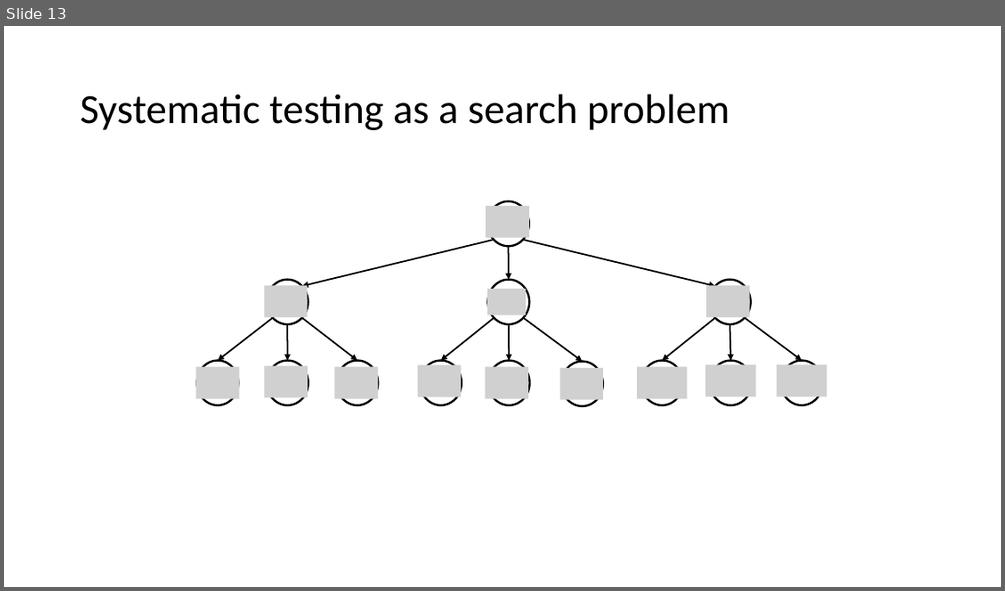
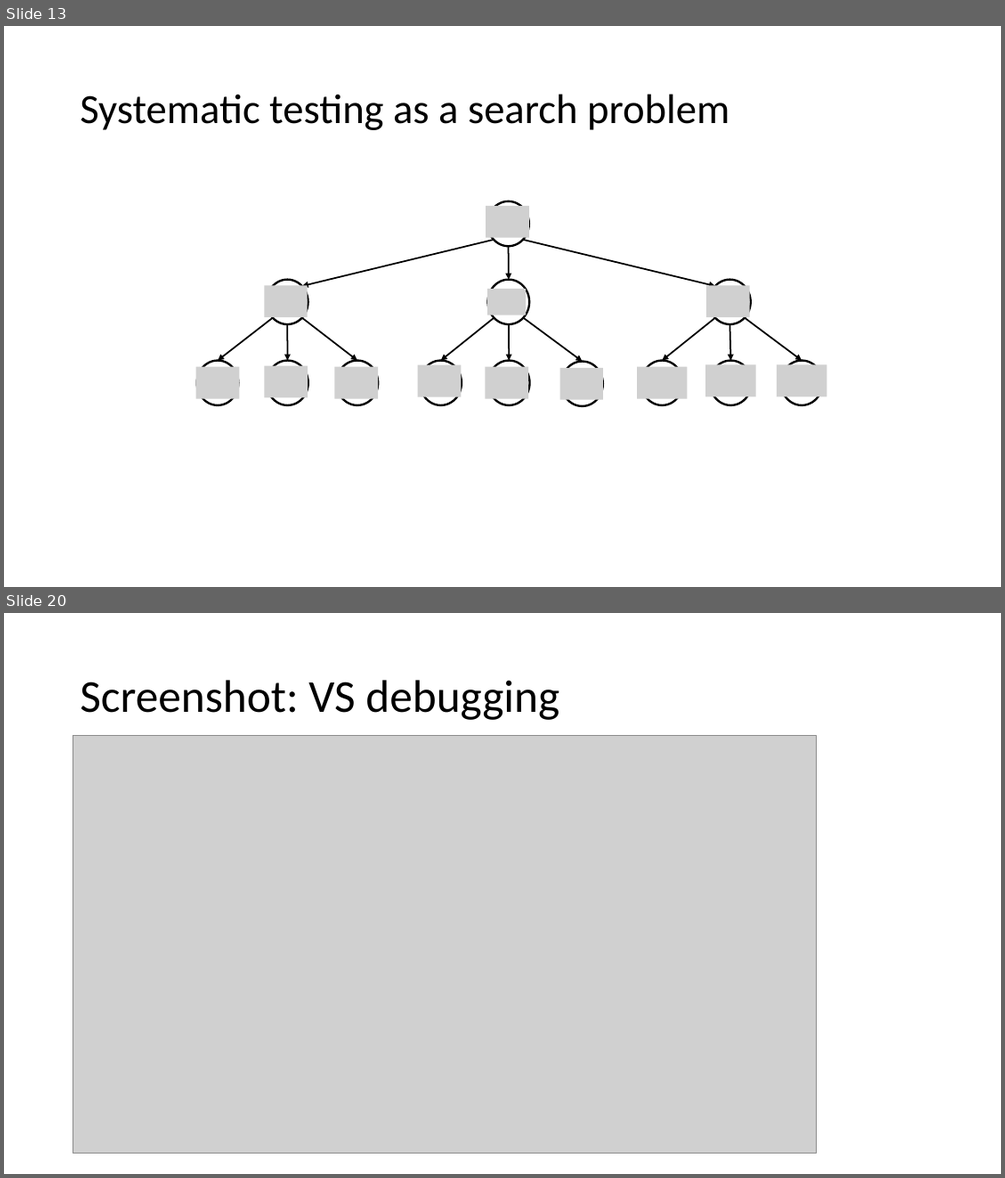
Before and after one commit to p-org/P, a slide deck: Tutorial/P-tutorial.pptx. Shown one above the other, each under a label of ours: slide 13 before the commit, slides 13 and 20 after it; the slides between them are not shown. The pictures are 1005x591 and 1005x1178 pixels, drawn with LibreOffice and Linux fonts; fonts in the diff are those of the drawing; grey boxes stand for pictures. Boxes give left, top, right and bottom in pixels: in the first picture for what was removed or moved away, otherwise in the second. Text is boxed around its words. In the diff, an @@ line names an element or a change of style, - is before the commit and + after.

```diff
--- a/Tutorial/P-tutorial.pptx
+++ b/Tutorial/P-tutorial.pptx
@@ slide 20 added at [4,613,1001,1174], background #FFFFFF @@
@@ title added at [80,680,559,720], 44 pt, text #000000 @@
+Screenshot: VS debugging
@@ picture added at [73,735,816,1153] @@
```
Also in this commit, not shown: 7 other slides added, 4 other files.
